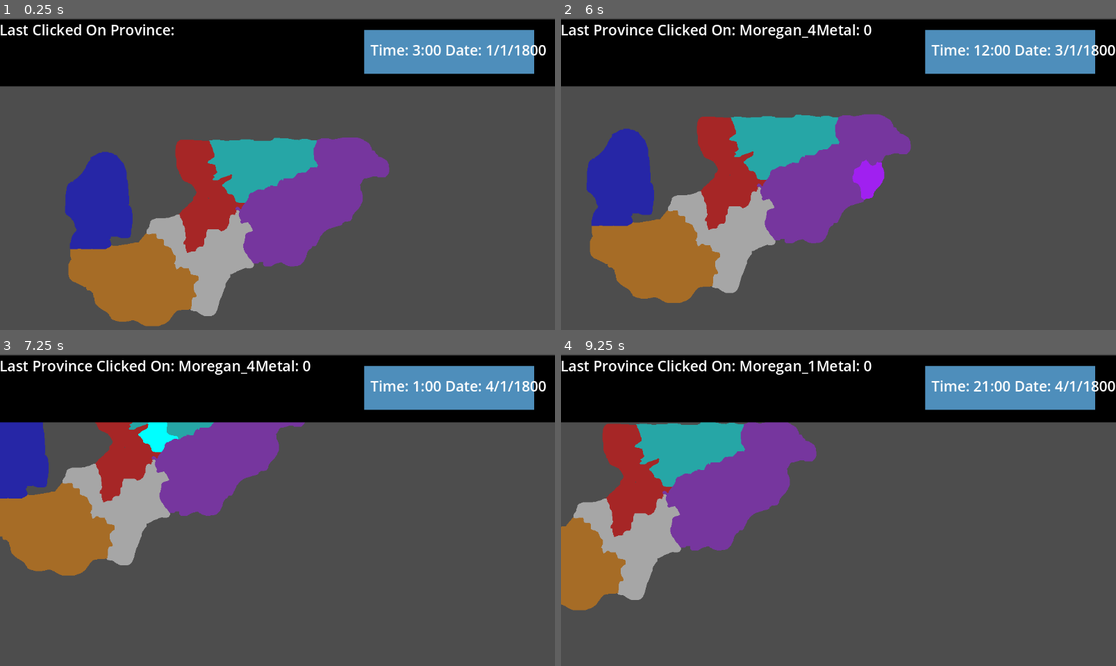
Above: before the commit, frames 1-4 (two rows, left to right).
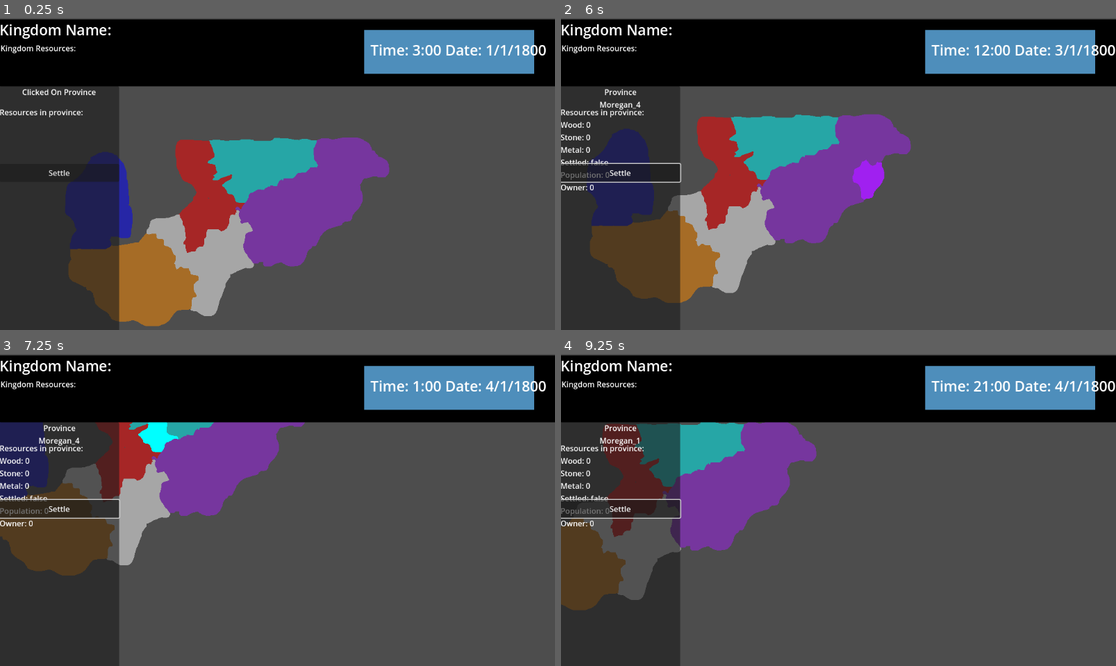
Above: after the commit, the same moments.

Repository: ParkerVetter1/GodotGrandStrategyProject
Game: Godot game, scene res://Scenes/Main.tscn
Same seed, same stepped clock (60 frames per second), same inputs: the game is played once before the commit and once after it.
Inputs (mouse positions are in pixels of both pictures, inside the frame that each line leads up to):
- Up to frame 1 (0.25 s): no input
- Up to frame 2 (6 s): click (622, 174) at 0.5 s, where only the run after the commit has a clickable "Settle"; tap Enter at 1.25 s; move the mouse to (960, 158) at 1.27 s; hold D (MoveRight) 1.28-2.03 s; hold Shift (Shift) 1.28-2.03 s; click (960, 158) at 1.42 s; move the mouse to (727, 189) at 2.02 s; hold S (MoveDown) 2.03-2.78 s; tap Shift (Shift) at 2.1, 3.6, 5.1 s; move the mouse to (894, 105) at 2.77 s; hold D (MoveRight) 2.78-3.53 s; hold Shift (Shift) 2.78-3.53 s; move the mouse to (810, 236) at 3.52 s; hold W (MoveUp) 3.53-4.28 s; click (810, 236) at 3.67 s; move the mouse to (1005, 220) at 4.27 s; hold Shift (Shift) 4.28-5.03 s; hold A (MoveLeft) 4.28-5.78 s; move the mouse to (672, 127) at 5.02 s; move the mouse to (866, 174) at 5.77 s; hold S (MoveDown) from 5.78 s (still down); hold Shift (Shift) from 5.78 s (still down); click (866, 174) at 5.92 s
- Up to frame 3 (7.25 s): move the mouse to (194, 432) at 6.52 s; release S (MoveDown) at 6.53 s; release Shift (Shift) at 6.53 s; hold D (MoveRight) from 6.53 s (still down); tap Shift (Shift) at 6.6 s
- Up to frame 4 (9.25 s): move the mouse to (960, 494) at 7.27 s; release D (MoveRight) at 7.28 s; hold W (MoveUp) 7.28-8.03 s; hold Shift (Shift) 7.28-8.03 s; move the mouse to (727, 525) at 8.02 s; hold D (MoveRight) 8.03-8.78 s; tap Shift (Shift) at 8.1 s; click (727, 525) at 8.17 s; move the mouse to (894, 441) at 8.77 s; hold S (MoveDown) from 8.78 s (still down); hold Shift (Shift) from 8.78 s (still down)

The runs differ from the first frame. In frame 1, 17% of the frame differs, in the area x 0-32%, y 2-100%; in frame 2, 18%; in frame 3, 18%, in the area x 0-56%, y 2-100%; in frame 4, 18%.
Error after the commit: Invalid access to property or key '<null>' on a base object of type 'Array'. (res://Scripts/UIManager.gd:57)

Commit message:
you can now see a menu of the province that you clicked on with infromation on the resources in the province. also added functionality of the settle button so we can see the numbers in the resources area go up

Diff:
--- a/Scenes/Main.tscn
+++ b/Scenes/Main.tscn
@@ -39,5 +39,7 @@
 [node name="Region_Data" parent="." instance=ExtResource("6_mxu2u")]
 unique_name_in_owner = true
 
+[node name="Node" type="Node" parent="."]
+
 [connection signal="child_entered_tree" from="Regions" to="." method="_on_regions_child_entered_tree"]
 [connection signal="child_entered_tree" from="Regions" to="Regions" method="_on_child_entered_tree"]
--- a/Scenes/MainUI.tscn
+++ b/Scenes/MainUI.tscn
@@ -29,17 +29,29 @@
 grow_horizontal = 2
 theme_override_styles/panel = ExtResource("2_uysxf")
 
-[node name="ClickedOnProvince" type="Label" parent="HeaderUIPanel"]
+[node name="KingdomName" type="Label" parent="HeaderUIPanel"]
 layout_mode = 1
 anchors_preset = -1
 anchor_right = 0.322
 anchor_bottom = 0.357
 offset_right = 0.37796
 offset_bottom = -0.0530014
-text = "Last Clicked On Province: "
+text = "Kingdom Name: "
 label_settings = SubResource("LabelSettings_0m8tt")
 
-[node name="Time\'Panel" type="Panel" parent="HeaderUIPanel"]
+[node name="KingdomResources" type="Label" parent="HeaderUIPanel"]
+layout_mode = 1
+anchors_preset = -1
+anchor_top = 0.345
+anchor_right = 0.34
+anchor_bottom = 0.942
+offset_left = 2.0
+offset_top = 0.0449944
+offset_right = 0.320007
+offset_bottom = 0.0619965
+text = "Kingdom Resources: "
+
+[node name="TimePanel" type="Panel" parent="HeaderUIPanel"]
 layout_mode = 1
 anchors_preset = -1
 anchor_left = 0.656
@@ -52,7 +64,7 @@
 offset_bottom = -0.00700378
 theme_override_styles/panel = SubResource("StyleBoxFlat_nkc6b")
 
-[node name="TimeAndDate" type="Label" parent="HeaderUIPanel/Time\'Panel"]
+[node name="TimeAndDate" type="Label" parent="HeaderUIPanel/TimePanel"]
 layout_mode = 1
 anchors_preset = -1
 anchor_left = 0.037
@@ -66,3 +78,92 @@
 text = "Time:"
 label_settings = SubResource("LabelSettings_0m8tt")
 max_lines_visible = 1
+
+[node name="ProvinceMenu" type="Panel" parent="."]
+layout_mode = 1
+anchors_preset = -1
+anchor_top = 0.215
+anchor_right = 0.215
+anchor_bottom = 1.0
+offset_top = -0.320007
+offset_right = 0.319992
+
+[node name="ClickedOnProvince" type="Label" parent="ProvinceMenu"]
+layout_mode = 1
+anchors_preset = -1
+anchor_right = 1.0
+anchor_bottom = 0.084
+offset_right = 1.0
+offset_bottom = 0.243996
+text = "Clicked On Province"
+horizontal_alignment = 1
+
+[node name="ResourceInProvince" type="Label" parent="ProvinceMenu"]
+layout_mode = 1
+anchors_preset = -1
+anchor_top = 0.083
+anchor_right = 1.0
+anchor_bottom = 0.32
+offset_top = -0.247002
+offset_bottom = 0.119995
+text = "Resources in province: "
+
+[node name="SettleButton" type="Button" parent="ProvinceMenu"]
+layout_mode = 1
+anchors_preset = -1
+anchor_top = 0.316
+anchor_right = 1.0
+anchor_bottom = 0.389
+offset_top = 0.155991
+offset_bottom = -0.00100708
+text = "Settle"
+
+[node name="BuildMine" type="Button" parent="ProvinceMenu"]
+visible = false
+layout_mode = 1
+anchors_preset = -1
+anchor_top = 0.316
+anchor_right = 1.0
+anchor_bottom = 0.389
+offset_top = 0.155991
+offset_bottom = -0.00100708
+text = "Build Mine"
+
+[node name="BuildForge" type="Button" parent="ProvinceMenu"]
+visible = false
+layout_mode = 1
+anchors_preset = -1
+anchor_top = 0.389
+anchor_right = 1.0
+anchor_bottom = 0.466
+offset_top = -0.00100708
+offset_bottom = -0.194016
+text = "Build Forge"
+
+[node name="BuildCropField" type="Button" parent="ProvinceMenu"]
+visible = false
+layout_mode = 1
+anchors_preset = -1
+anchor_top = 0.466
+anchor_right = 1.0
+anchor_bottom = 0.54
+offset_top = -0.194016
+offset_bottom = -0.860016
+text = "Build Crop Field"
+
+[node name="BuildForesterHut" type="Button" parent="ProvinceMenu"]
+visible = false
+layout_mode = 1
+anchors_preset = -1
+anchor_top = 0.536
+anchor_right = 1.0
+anchor_bottom = 0.609
+offset_top = 0.175995
+offset_bottom = 0.0189819
+text = "Build Forester Hut"
+
+[connection signal="pressed" from="ProvinceMenu/SettleButton" to="." method="_on_settle_button_pressed"]
+[connection signal="pressed" from="ProvinceMenu/BuildMine" to="." method="_on_build_mine_pressed"]
+[connection signal="pressed" from="ProvinceMenu/BuildForge" to="." method="_on_build_forge_pressed"]
+[connection signal="pressed" from="ProvinceMenu/BuildCropField" to="." method="_on_build_crop_field_pressed"]
+[connection signal="pressed" from="ProvinceMenu/BuildForesterHut" to="." method="_on_build_forester_hut_pressed"]
--- a/Scripts/TickTimeSystem.gd
+++ b/Scripts/TickTimeSystem.gd
@@ -57,8 +57,8 @@
 
 func hourUp():
 	for n in allProvincesData.size():
-		pass
-		#allProvincesData[n]["Metal"] += 1
+		if allProvincesData[n]["hasTown"]:
+			allProvincesData[n]["Population"] += 1
 	if date["Hour"] < 24:
 		date["Hour"] += 1
 	else:
--- a/Scripts/UIManager.gd
+++ b/Scripts/UIManager.gd
@@ -1,7 +1,16 @@
 extends Control
 
 #needs to be the path to ClickedOnProvince
-@onready var label = $HeaderUIPanel/ClickedOnProvince
+@onready var clickedOnProvinceLabel = $ProvinceMenu/ClickedOnProvince
+@onready var resourcesInProvince = $ProvinceMenu/ResourceInProvince
+
+##### Buttons #####
+@onready var settleButton = $ProvinceMenu/SettleButton
+@onready var buildMineButton = $ProvinceMenu/BuildMine
+@onready var buildForgeButton = $ProvinceMenu/BuildForge
+@onready var buildCropFieldButton = $ProvinceMenu/BuildCropField
+@onready var buildForesterHutButton = $ProvinceMenu/BuildForesterHut
+##### Buttons #####
 
 var clickedOnNode
 var locationOfData
@@ -27,4 +36,38 @@
 
 func _process(delta: float) -> void:
 	if clickedHappened:
-		label.text = "Last Province Clicked On: " + clickedOnNode.name + "Metal: " + str(Region_Data.allProvincesData[locationOfData]["Metal"])
+		clickedOnProvinceLabel.text = "Province\n" + clickedOnNode.name
+		resourcesInProvince.text = "Resources in province: \n" + "Wood: " + str(Region_Data.allProvincesData[locationOfData]["Wood"]) + "\n"+ "Stone: " + str(Region_Data.allProvincesData[locationOfData]["Stone"]) + "\n"+ "Metal: " + str(Region_Data.allProvincesData[locationOfData]["Metal"]) + "\n"+ "Settled: " + str(Region_Data.allProvincesData[locationOfData]["hasTown"]) + "\n"+ "Population: " + str(Region_Data.allProvincesData[locationOfData]["Population"]) + "\n"+ "Owner: " + str(Region_Data.allProvincesData[locationOfData]["Owner"])
+		if Region_Data.allProvincesData[locationOfData]["hasTown"]:
+			#turn on visability of the other buttons
+			settleButton.visible = false
+			buildMineButton.visible = true
+			buildForgeButton.visible = true
+			buildCropFieldButton.visible = true
+			buildForesterHutButton.visible = true
+		else:
+			settleButton.visible = true
+			buildMineButton.visible = false
+			buildForgeButton.visible = false
+			buildCropFieldButton.visible = false
+			buildForesterHutButton.visible = false
+
+
+func _on_settle_button_pressed() -> void:
+	Region_Data.allProvincesData[locationOfData]["hasTown"] = true
+
+
+func _on_build_mine_pressed() -> void:
+	pass # Replace with function body.
+
+
+func _on_build_forge_pressed() -> void:
+	pass # Replace with function body.
+
+
+func _on_build_crop_field_pressed() -> void:
+	pass # Replace with function body.
+
+
+func _on_build_forester_hut_pressed() -> void:
+	pass # Replace with function body.
